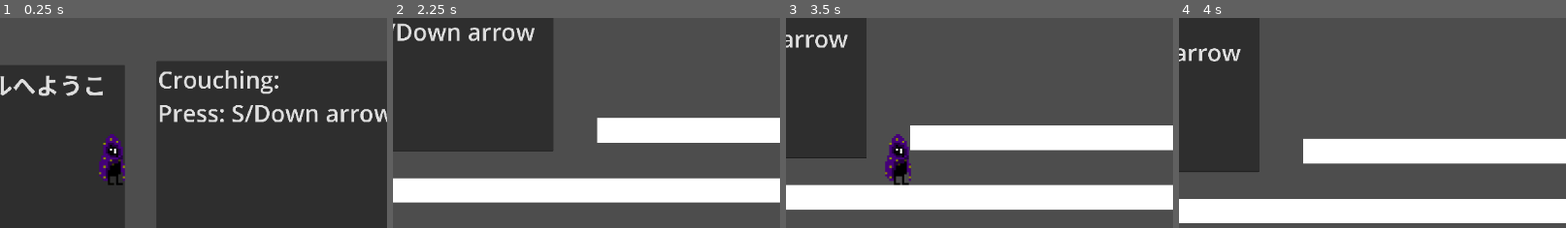
Above: before the commit, frames 1-4 (left to right).
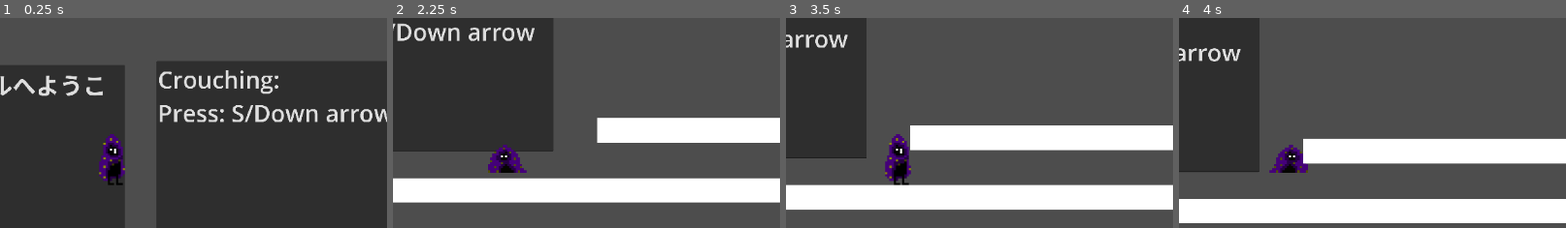
Above: after the commit, the same moments.

Repository: SoopyTM/game-for-people
Game: Godot game, scene res://Temp Assets + Scenes/Testing level.tscn
The game is run twice, just before and just after one commit, with the same random seed, the same clock (stepped at 60 frames per second) and the same inputs.
Inputs:
- Up to frame 1 (0.25 s): no input
- Up to frame 2 (2.25 s): hold S (Crouch) 0.53-1.28 s; hold D (Walk_Right) 0.53-2.03 s; tap Space (Jump) at 0.77, 1.52 s; tap S (Crouch) at 1.35 s; hold A (Walk_Left) from 2.03 s (still down); hold S (Crouch) from 2.03 s (still down)
- Up to frame 3 (3.5 s): release A (Walk_Left) at 2.78 s; release S (Crouch) at 2.78 s; hold D (Walk_Right) from 2.78 s (still down); tap S (Crouch) at 2.85 s; tap Space (Jump) at 3.02 s
- Up to frame 4 (4 s): keep holding D (Walk_Right); hold S (Crouch) from 3.53 s (still down); tap Space (Jump) at 3.77 s
The pictures show only the part of the screen within x 36-85%, y 32-82%; the shares and areas given below are measured in that part.

The runs differ from the first frame. In frame 1, less than 0.1% of the frame differs, in the area x 28-33%, y 65-78%; in frame 2, 0.9%, in the area x 24-35%, y 60-74%; in frame 3, 0.1%; in frame 4, 0.9%.

Commit message:
Added better sprite

Diff:
--- a/Scripts/collision_shape_2d.gd
+++ b/Scripts/collision_shape_2d.gd
@@ -26,32 +26,33 @@
 @warning_ignore("unused_parameter")
 func _process(delta: float) -> void:
 	if Input.is_action_pressed("Crouch"):
-		sprite2D.texture = load("res://Images/Base Mage-2.png.png")
+		sprite2D.texture = load("res://Images/Crouching/Base Mage-2.png.png")
+		sprite2D.position.y = -40
 		# Crouch logic.
 		scale.y = 0.5  # Scale CollisionShape2D (height).  # Scale the MeshInstance2D for crouching.
 		if Input.is_action_pressed("Walk_Left"):
 			lastHFlip = true
-			sprite2D.texture = load("res://Images/Base Mage-2.png.png")
+			sprite2D.texture = load("res://Images/Crouching/Base Mage-2.png.png")
 			sprite2D.position.y = -40
 			sprite2D.flip_h = lastHFlip
 		elif Input.is_action_pressed("Walk_Right"):
 			lastHFlip = false
-			sprite2D.texture = load("res://Images/Base Mage-2.png.png")
+			sprite2D.texture = load("res://Images/Crouching/Base Mage-2.png.png")
 			sprite2D.position.y = -40
 			sprite2D.flip_h = lastHFlip
 
 	elif not raycast_above.is_colliding():  # Only allow uncrouching if nothing is above.
-		sprite2D.texture = load("res://Images/Base Mage-1.png.png")
+		sprite2D.texture = load("res://Images/Idle/Better Mage.png")
 		# Uncrouch logic.
 		scale.y = 1  # Scale CollisionShape2D back to normal height. # Scale the MeshInstance2D back to normal.
 
 		if Input.is_action_pressed("Walk_Left"):
 			lastHFlip = true
-			sprite2D.texture = load("res://Images/Base Mage-1.png.png")
+			sprite2D.texture = load("res://Images/Idle/Better Mage.png")
 			sprite2D.position.y = 0
 			sprite2D.flip_h = lastHFlip
 		elif Input.is_action_pressed("Walk_Right"):
 			lastHFlip = false
-			sprite2D.texture = load("res://Images/Base Mage-1.png.png")
+			sprite2D.texture = load("res://Images/Idle/Better Mage.png")
 			sprite2D.position.y = 0
 			sprite2D.flip_h = lastHFlip
Not shown, changed: Images/Crouching/Base Mage-2.png.png.import
Not shown, changed: Images/Idle/Better Mage.png.import
